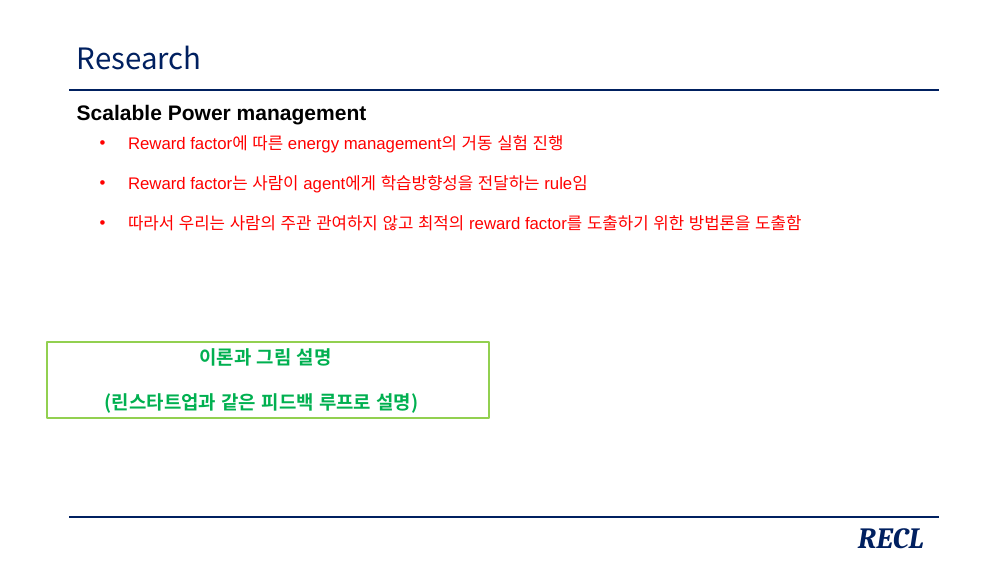
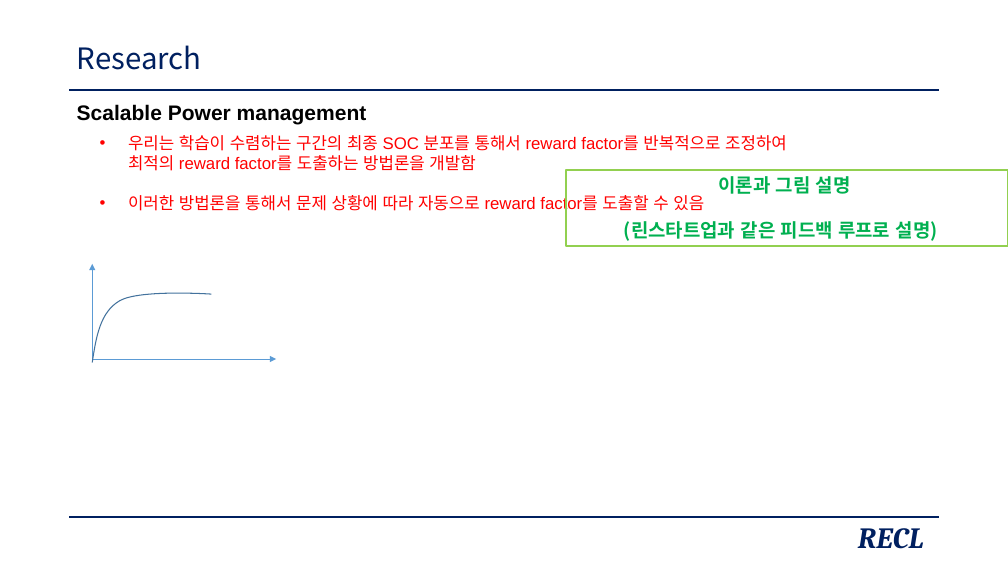
Before and after one commit to zidane89/experiment, a slide deck: slide 31 of 발표자료_중안2.pptx. Drawn at 1008x567 pixels with LibreOffice and Linux fonts; fonts in the diff are those of the drawing. Boxes give left, top, right and bottom in pixels: in the first picture for what was removed or moved away, otherwise in the second. Text is boxed around its words. In the diff, an @@ line names an element or a change of style, - is before the commit and + after.

```diff
--- a/발표자료_중안2.pptx
+++ b/발표자료_중안2.pptx
@@ text at bbox=[128, 135, 787, 213]: text changed @@
-• Reward factor에 따른 energy management의 거동 실험 진행
-• Reward factor는 사람이 agent에게 학습방향성을 전달하는 rule임
-• 따라서 우리는 사람의 주관 관여하지 않고 최적의 reward factor를 도출하기 위한 방법론을 도출함
+• 우리는 학습이 수렴하는 구간의 최종 SOC 분포를 통해서 reward factor를 반복적으로 조정하여
+  최적의 reward factor를 도출하는 방법론을 개발함
+• 이러한 방법론을 통해서 문제 상황에 따라 자동으로 reward factor를 도출할 수 있음
@@ rectangle "이론과 그림 설명 (린스타트업과 같은 ...": place and size @@
-rectangle "이론과 그림 설명 (린스타트업과 같은 ..." at bbox=[47, 342, 488, 418]
+rectangle "이론과 그림 설명 (린스타트업과 같은 ..." at bbox=[566, 170, 1008, 247]
@@ arrow added from (92, 359) to (92, 264), #5B9BD5 0.5 pt @@
@@ freeform shape added at bbox=[92, 293, 212, 363], outline #43739E 1 pt @@
@@ arrow added from (92, 359) to (276, 359), #5B9BD5 0.5 pt @@
```
Also in this commit, not shown: 4 other slides changed.
